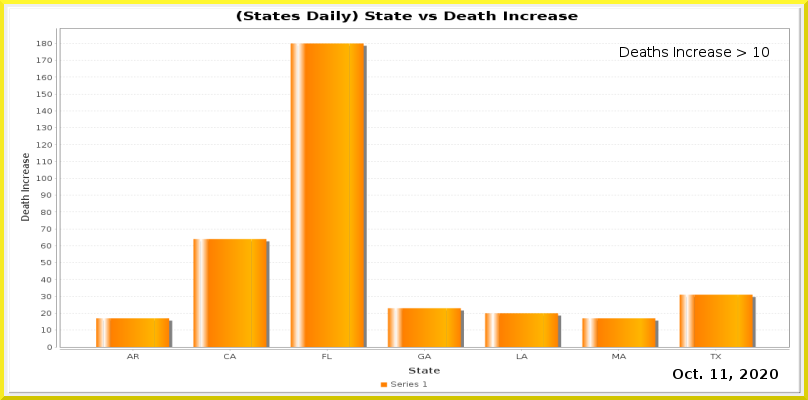
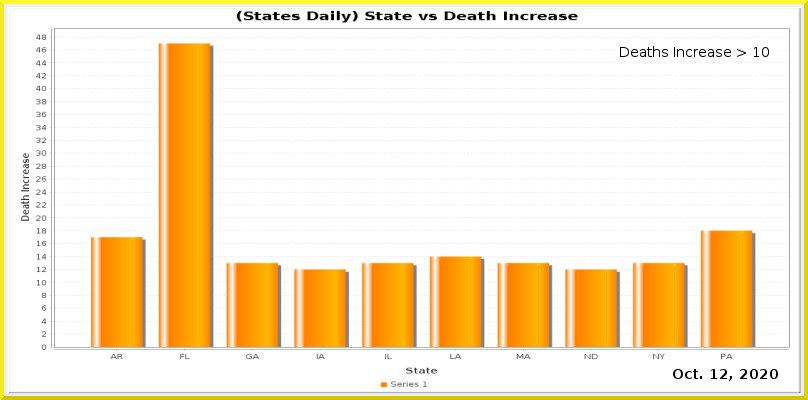
Comparing the layer stacks of the two 808×400 images. Changes:
painted on "Current Date" over [720, 369, 727, 379]
painted on "Date_vs_TestIncrease.png" over [36, 28, 789, 374]
